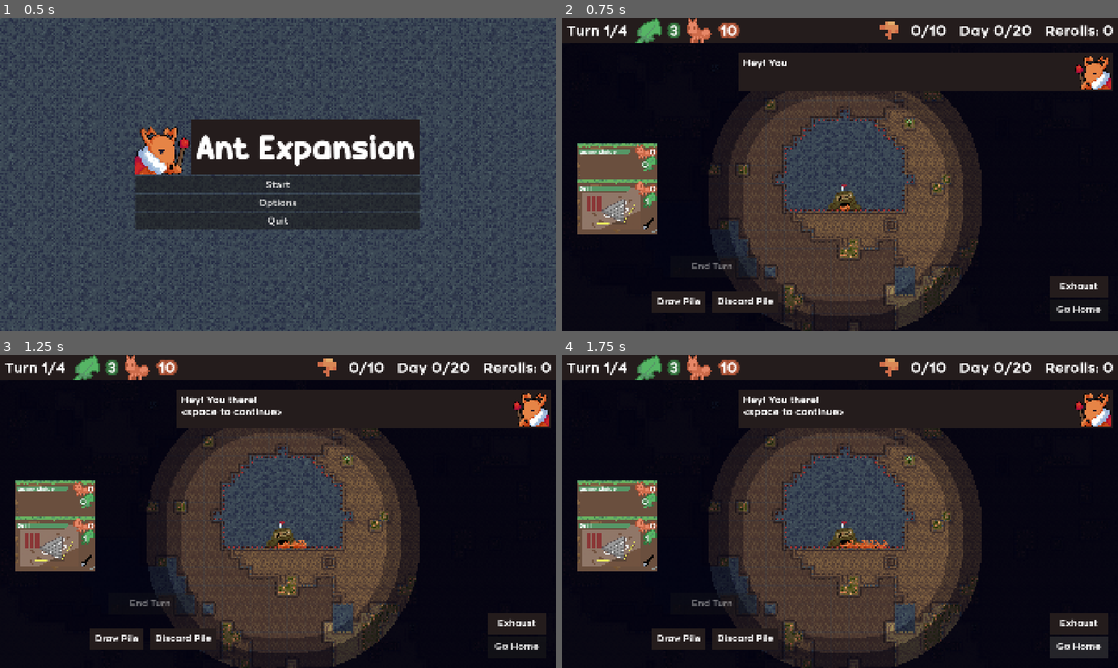
Above: before the commit, frames 1-4 (two rows, left to right).
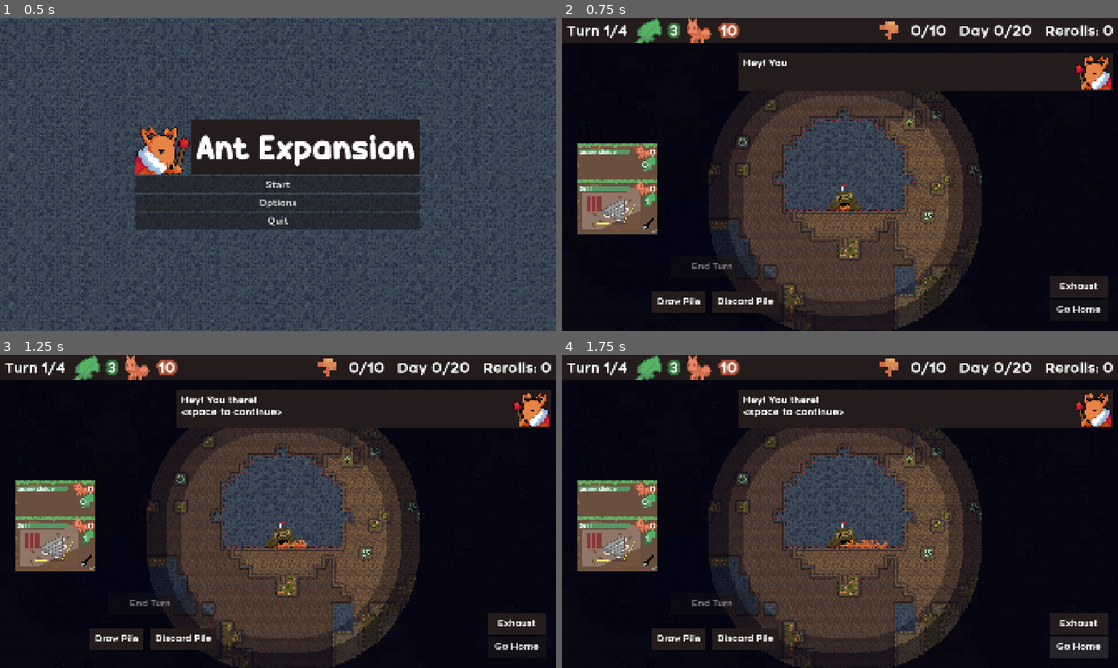
Above: after the commit, the same moments.

Repository: zunda-arrow/pizza-jam-16
Game: Godot game, scene res://menu/menu.tscn
Two runs of this game, one before a commit and one after it. Both use one fixed random seed, a clock stepped at 60 frames per second and the inputs below. The engine's default icon, where the game draws it, is replaced by a stand-in: a white triangle on a blue panel in a dark square.
Inputs:
- Up to frame 1 (0.5 s): no input
- Up to frame 2 (0.75 s): click "Start" at 0.5 s
- Up to frame 3 (1.25 s): no input
- Up to frame 4 (1.75 s): click "Go Home" at 1.25 s

Frame 1 is identical in both runs. In frame 2, 0.9% of the frame differs, in the area x 27-76%, y 23-100%; in frame 3, 0.9%; in frame 4, 0.9%.

Commit message:
More Common Rewards

Diff:
--- a/terrain/terrain_manager.gd
+++ b/terrain/terrain_manager.gd
@@ -132,16 +132,16 @@
 
 	var dist_to_origin = Vector2(x, y).distance_to(Vector2.ZERO)
 
-	if mystery_ore_noise.get_noise_2d(x, y) > 0.8 - (dist_to_origin / 1000):
+	if mystery_ore_noise.get_noise_2d(x, y) > 0.7 - (dist_to_origin / 800):
 		return TerrainType.Mystery
 
-	if mystery_ore_noise.get_noise_2d(x, y) < -0.8 + (dist_to_origin / 1000):
+	if mystery_ore_noise.get_noise_2d(x, y) < -0.7 + (dist_to_origin / 800):
 		return TerrainType.Ore
 
-	if gold_ore_noise.get_noise_2d(x, y) > 0.4 - (dist_to_origin / 500):
+	if gold_ore_noise.get_noise_2d(x, y) > 0.4 - (dist_to_origin / 400):
 		return TerrainType.ShroomDirt
 
-	if rock_noise.get_noise_2d(x, y) > 0.25 - (dist_to_origin / 200):
+	if rock_noise.get_noise_2d(x, y) > 0.2 - (dist_to_origin / 200):
 		return TerrainType.Rock
 
 	if light_dirt_noise.get_noise_2d(x, y) > 0.05:
